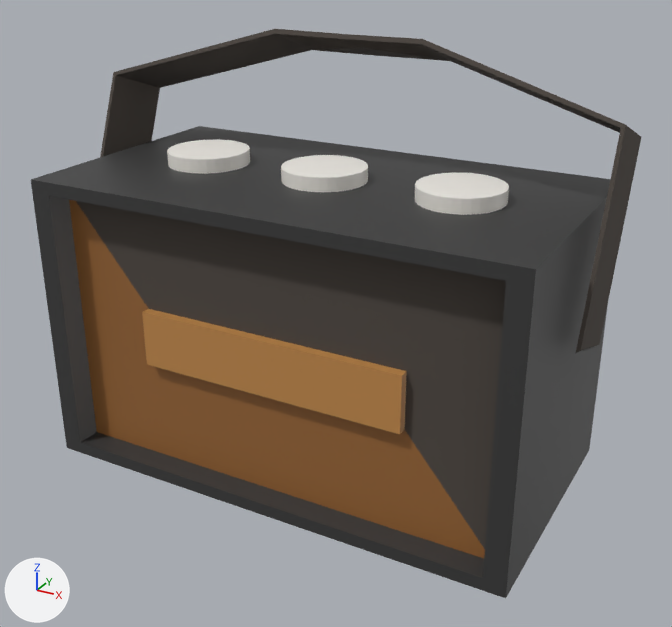
One commit to the FBX model Assets/Prefabs/Mesh/Speaker/speaker.fbx: the scene before it, then after it.
Both versions are drawn from a 50 mm lens placed at (18.63, -0.722, 0.502), pointed at (18.251, -0.032, 0.157). Arrows for +X, +Y and +Z are at lower left; the lights stay in place. The older version comes first. Where no turn or scale is listed for an object, it has been applied to the vertices.

In view in the first picture: 'speaker'.
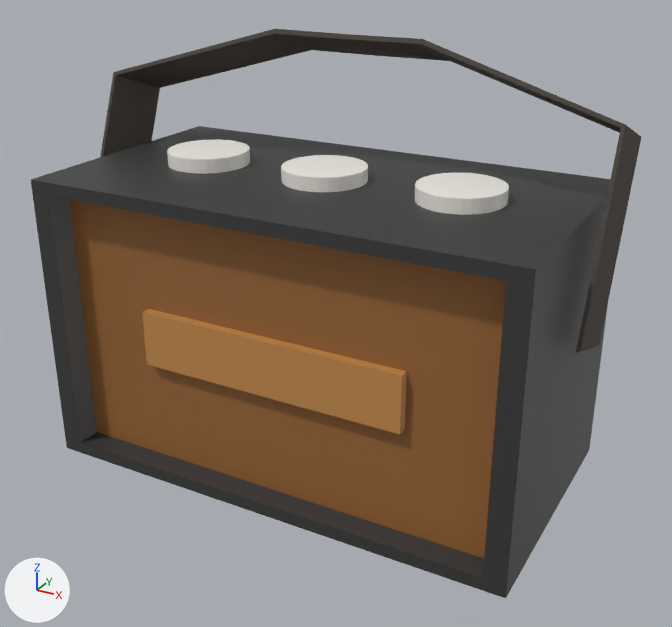
The newer file is also turned or shifted as a whole; pictures and numbers use the older file's frame.

Changed parts and their boxes [x1, y1, x2, y2] in the pictures (672 x 627 px):
part 1 of me_speaker, recoloured (dark grey to brown): [76, 201, 506, 549] in both

The change, as a diff of the scene's bpy script:
```diff
--- a/Assets/Prefabs/Mesh/Speaker/speaker.fbx.py
+++ b/Assets/Prefabs/Mesh/Speaker/speaker.fbx.py
@@ me_speaker @@
 me_speaker.from_pydata(...)  # 244 vertices, 151 faces; spans x -0.25..0.25, y -0.125..0.125, z 0.0..0.4
 # used by ob_speaker; location = (18.234, -0.02, 0.0)
+# me_speaker part 1: all 2 faces centred in x 0.0..0.17, y -0.102, z 0.139..0.216 switch from mat_metalshadow (dark grey #504943) to mat_woodshadow (brown #9a6736)
 me_speaker.materials.append(mat_metaldark)
```
